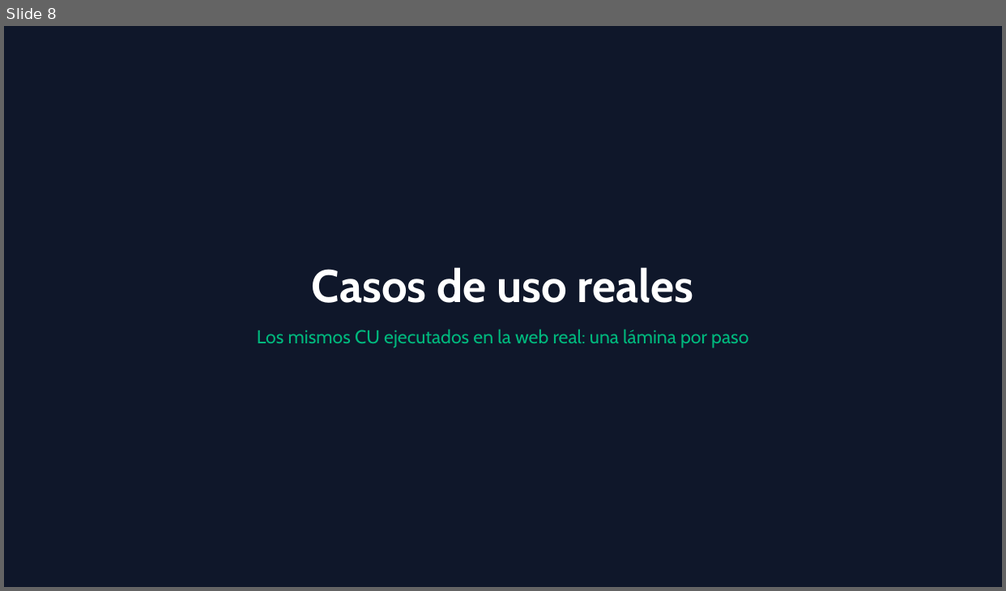
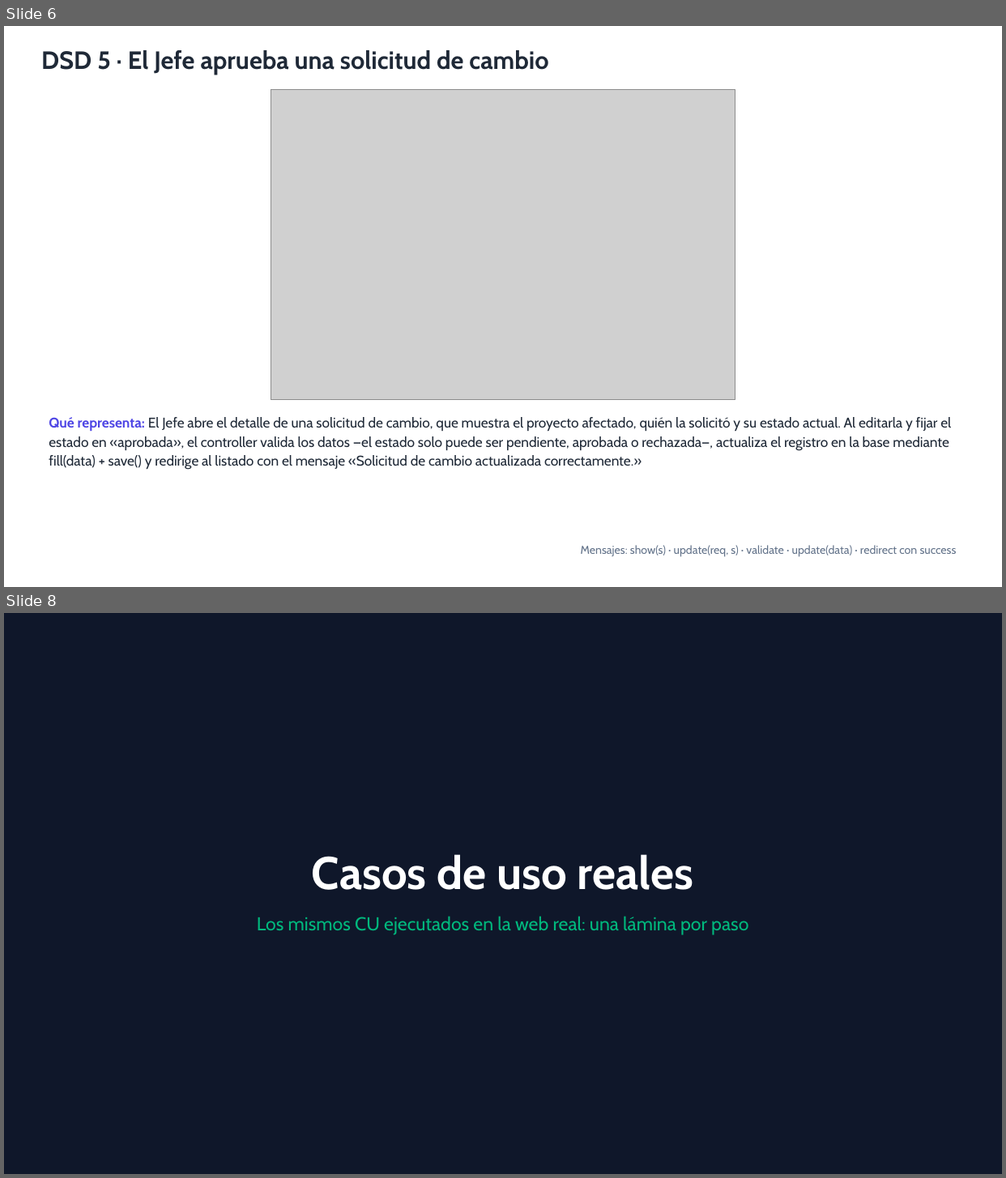
Before and after one commit to DanielOjeda25/sistema, a slide deck: docs/presentacion/CRUZNEGRA_DSD_CU_Reales.pptx. Shown one above the other, each under a label of ours: slide 8 before the commit, slides 6 and 8 after it; the slides between them are not shown. The pictures are 1006x591 and 1006x1178 pixels, drawn with LibreOffice and Linux fonts; fonts in the diff are those of the drawing; grey boxes stand for pictures. Boxes give left, top, right and bottom in pixels: in the first picture for what was removed or moved away, otherwise in the second. Text is boxed around its words. In the diff, an @@ line names an element or a change of style, - is before the commit and + after.

Commit message:
PPTX: descripcion legible debajo de cada DSD
Cada lamina de DSD ahora explica en lenguaje llano que representa el
diagrama: quien actua, que mensajes intercambian, que pasa si la
validacion falla y como termina el flujo. Encabezado 'Que representa:'
y linea con los mensajes del diagrama al pie.

```diff
--- a/docs/presentacion/CRUZNEGRA_DSD_CU_Reales.pptx
+++ b/docs/presentacion/CRUZNEGRA_DSD_CU_Reales.pptx
@@ slide 6 added at <box>4,26,1002,587</box>, background #FFFFFF @@
@@ text added at <box>41,50,548,75</box>, 24 pt, text #1F2937, bold @@
+DSD 5 · El Jefe aprueba una solicitud de cambio
@@ picture added at <box>271,90,735,400</box> @@
@@ text added at <box>49,417,951,470</box>, 13.5 pt, text #1F2937 @@
+Qué representa: El Jefe abre el detalle de una solicitud de cambio, que muestra el proyecto afectado, quién la solicitó y su estado actual. Al editarla y fijar el estado en «aprobada», el controller valida los datos —el estado solo puede ser pendiente, aprobada o rechazada—, actualiza el registro en la base mediante fill(data) + save() y redirige al listado con el mensaje «Solicitud de cambio actualizada correctamente.»
@@ text added at <box>581,545,957,557</box>, 11 pt, text #64748B @@
+Mensajes: show(s) · update(req, s) · validate · update(data) · redirect con success
```
Also in this commit, not shown: 21 slides changed, 4 other slides added, 5 slides removed, 1 other file.
